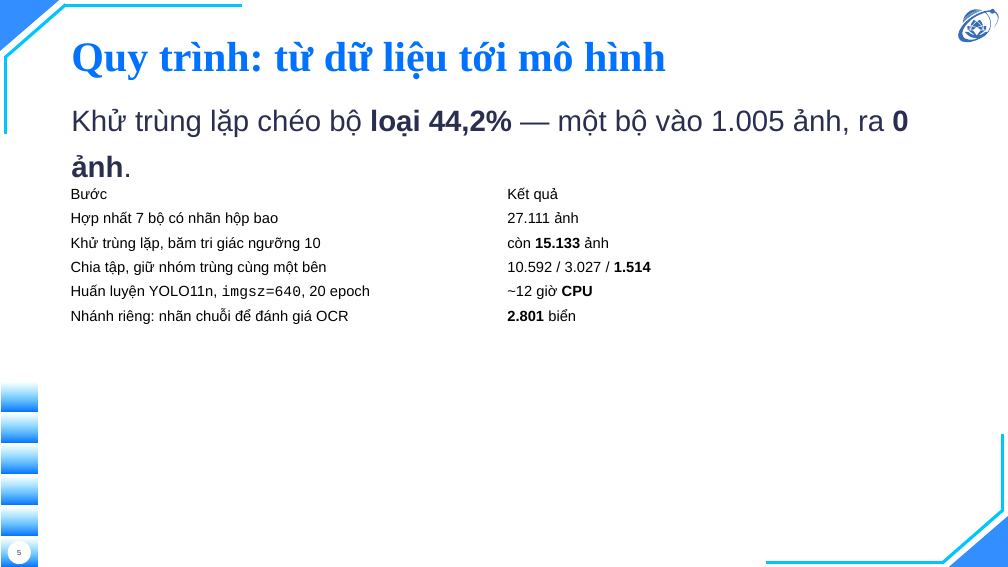
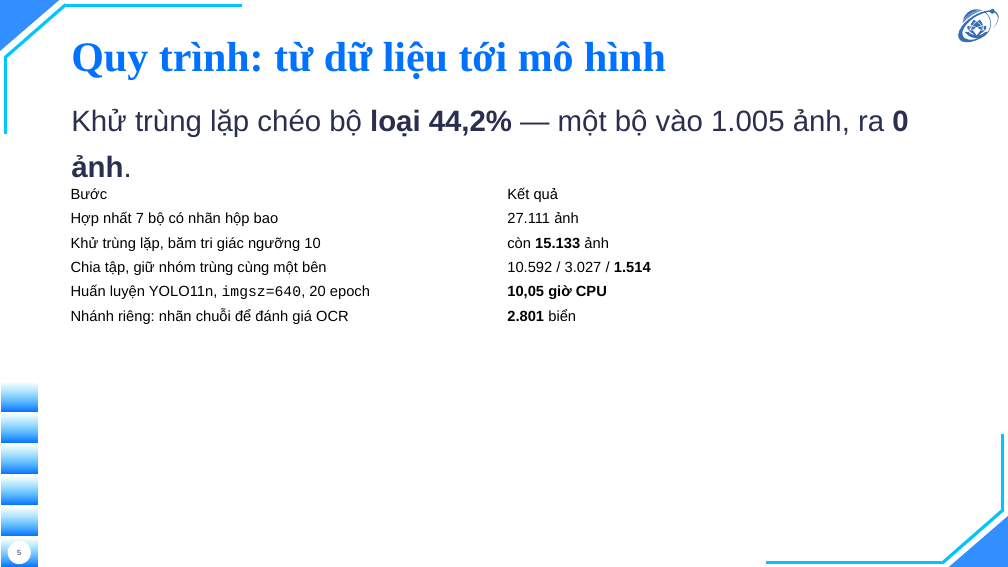
Before and after one commit to hieunguyen2604/alpr-do-an-mon-hoc, a slide deck: slide 5 of docs/slides/11-slides-ky-thuat.pptx. Drawn at 1008x567 pixels with LibreOffice and Linux fonts; fonts in the diff are those of the drawing; background and template pictures are left out. Boxes give left, top, right and bottom in pixels: in the first picture for what was removed or moved away, otherwise in the second. Text is boxed around its words. In the diff, an @@ line names an element or a change of style, - is before the commit and + after.

```diff
--- a/docs/slides/11-slides-ky-thuat.pptx
+++ b/docs/slides/11-slides-ky-thuat.pptx
@@ table at [63, 183, 937, 510] @@
-row 5, column 2: ~12 giờ CPU
+row 5, column 2: 10,05 giờ CPU
```
Also in this commit, not shown: 7 other files.
